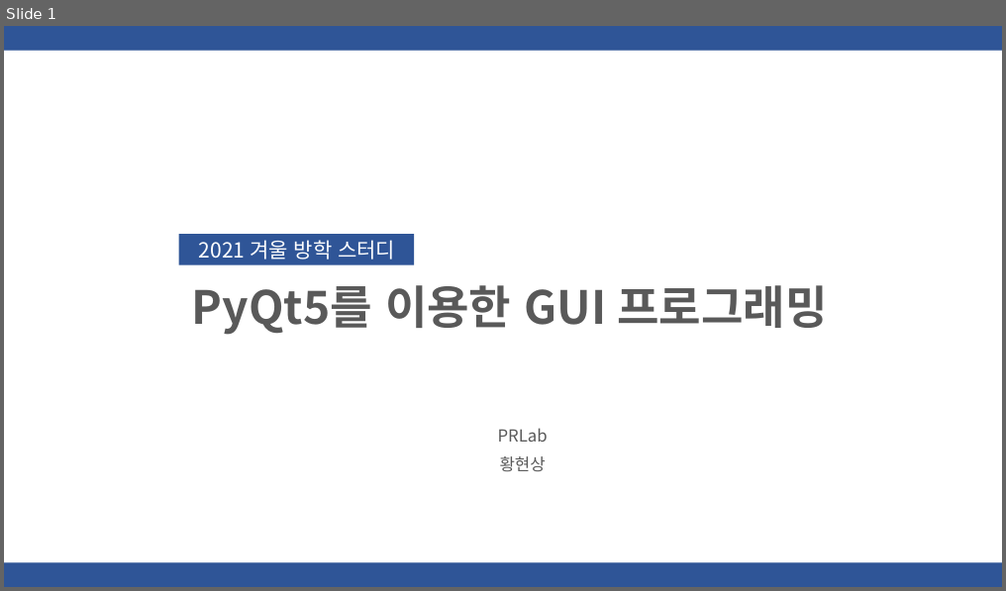
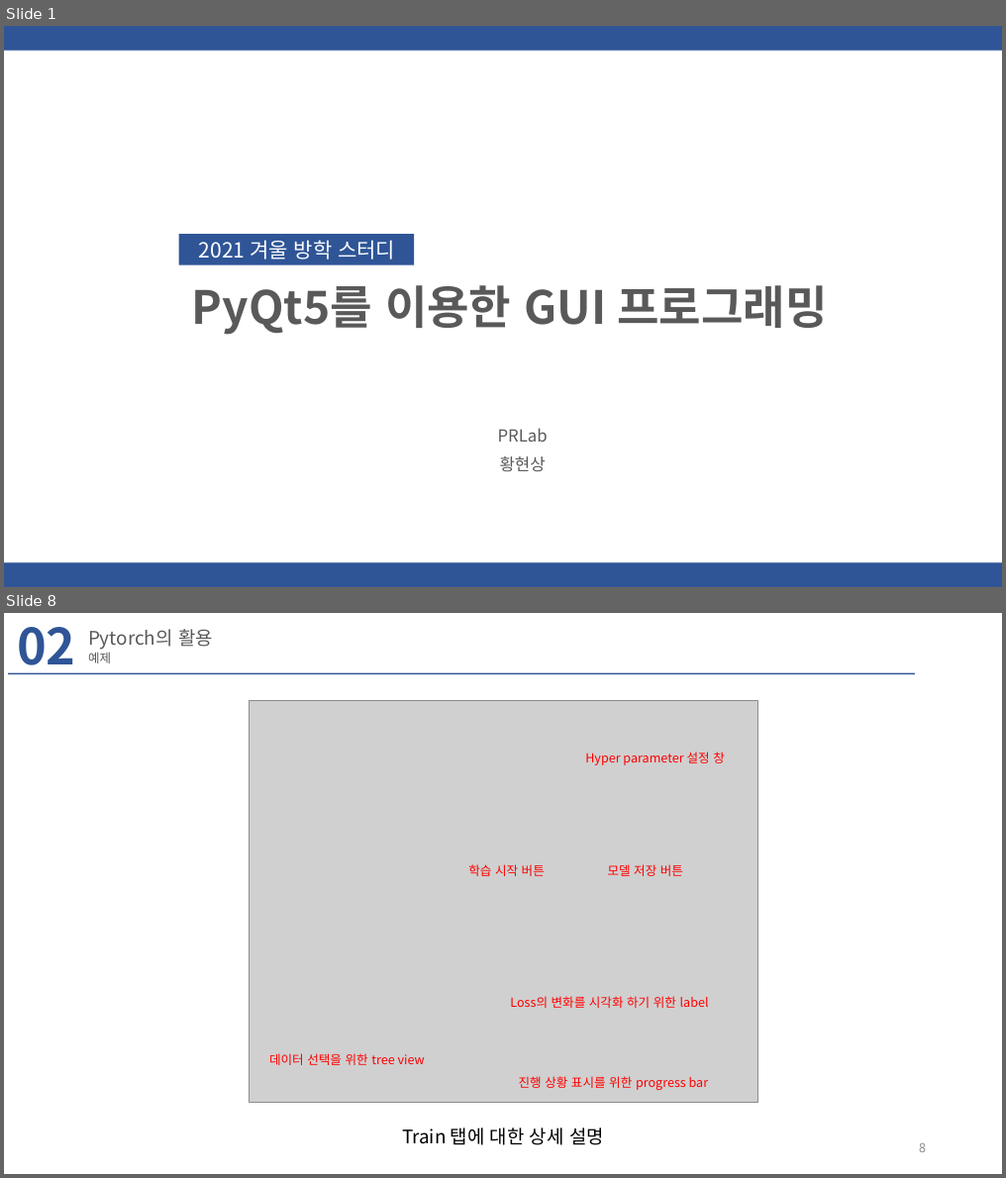
Before and after one commit to hyeonsanghwang/Lab_study, a slide deck: PPT/PyQt5를 이용한 GUI 프로그래밍 03.pptx. Shown one above the other, each under a label of ours: slide 1 before the commit, slides 1 and 8 after it; the slides between them are not shown. The pictures are 1006x591 and 1006x1178 pixels, drawn with LibreOffice and Linux fonts; fonts in the diff are those of the drawing; grey boxes stand for pictures; background and template pictures are left out. Boxes give left, top, right and bottom in pixels: in the first picture for what was removed or moved away, otherwise in the second. Text is boxed around its words. In the diff, an @@ line names an element or a change of style, - is before the commit and + after.

```diff
--- a/PPT/PyQt5를 이용한 GUI 프로그래밍 03.pptx
+++ b/PPT/PyQt5를 이용한 GUI 프로그래밍 03.pptx
@@ slide 8 added at bbox=[4, 613, 1002, 1174], background #FFFFFF @@
@@ text added at bbox=[17, 627, 75, 674], 48 pt, text #2F5597, bold @@
+02
@@ title added at bbox=[88, 629, 213, 650], 18 pt, text #595959 @@
+Pytorch의 활용
@@ text added at bbox=[88, 652, 111, 663], 11.9 pt, text #595959 @@
+예제
@@ rectangle added at bbox=[8, 672, 915, 674], fill #2F5597 @@
@@ picture added at bbox=[249, 700, 757, 1102] @@
@@ text added at bbox=[585, 752, 725, 765], 12 pt, text #FF0000 @@
+Hyper parameter 설정 창
@@ text added at bbox=[468, 864, 545, 876], 12 pt, text #FF0000 @@
+학습 시작 버튼
@@ text added at bbox=[608, 864, 683, 876], 12 pt, text #FF0000 @@
+모델 저장 버튼
@@ text added at bbox=[510, 996, 709, 1008], 12 pt, text #FF0000 @@
+Loss의 변화를 시각화 하기 위한 label
@@ text added at bbox=[269, 1054, 425, 1065], 12 pt, text #FF0000 @@
+데이터 선택을 위한 tree view
@@ text added at bbox=[519, 1076, 709, 1090], 12 pt, text #FF0000 @@
+진행 상황 표시를 위한 progress bar
@@ text added at bbox=[402, 1128, 604, 1146], 18 pt, text #000000 @@
+Train 탭에 대한 상세 설명
@@ page number added at bbox=[919, 1144, 926, 1153], 12 pt, text #8C8C8C @@
+8
```
Also in this commit, not shown: 3 slides changed, 20 other slides added, 24 slides removed, 20 other files.
